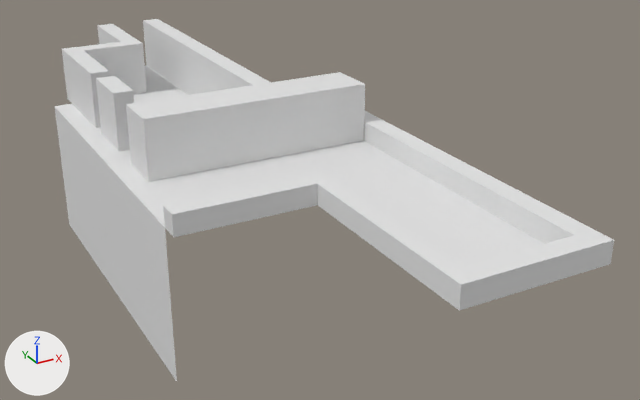
One commit to the Blender file Assets/Level 01/Level 01.blend: the scene before it, then after it.
Both versions are drawn from a camera (50 mm lens) standing at (-40.4, -48.1, 31.0) and looking at (-0.8, 23.8, -4.9). Lighting does not change. The marker at lower left points along +X, +Y and +Z.

In view in the first picture: 'Floors', 'Walls'.
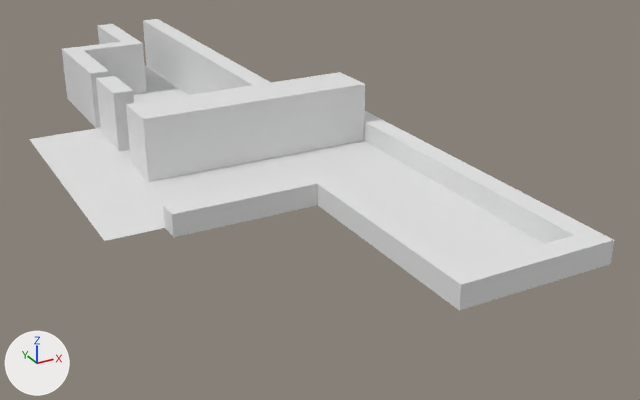
Boxes (x1, y1, x2, y2) around the edits, measured in the pictures (640 x 400 px; the box of a moved part takes in the faces that stretch with it):
'Walls', reshaped (19% shorter)
    before: (55, 19, 614, 381)
    after: (62, 19, 614, 311)
'Floors', reshaped
    before: (55, 65, 544, 265)
    after: (29, 65, 544, 265)
part 1 of me_plane, moved or reshaped
    before: (55, 107, 177, 381)
    after: (163, 206, 174, 237)
part 2 of me_plane_003, cut back
    before: (55, 104, 303, 227)
    after: (29, 129, 303, 241)

The change in detail:
me_plane has 110 vertices, 87 faces and spans x -4.0..1.4, y -1.4..12.8, z -3.0..1.2.
me_plane is used by ob_walls; location (0.0, 0.0, 0.0); scale (5.0, 5.0, 5.0).
Verts and faces of me_plane; kept vertices keep their numbers, new ones are numbered from 110.
Before the commit, vertices of me_plane: 2 (-4.0, 3.0, 0.0) at pixel (165, 227), 24 (-4.0, 10.4, 0.0) at pixel (54, 106), 99 (-1.4, 2.6, 0.0) at pixel (317, 205), 102 (-1.4, 3.0, 0.4) at pixel (306, 175), 103 (-1.4, 3.0, 0.0).
Before the commit, vertices of me_plane: 104 (-4.0, 2.6, 0.4) at pixel (171, 214), 105 (-4.0, 2.6, 0.0) at pixel (173, 237), 106 (-4.0, 3.0, 0.4) at pixel (163, 205), 107 (-4.0, 3.0, 0.0) at pixel (165, 227), 108 (-4.0, 3.0, -3.0) at pixel (176, 382).
Before the commit, vertices of me_plane: 109 (-4.0, 10.4, -3.0) at pixel (69, 224).
Part 1, on me_plane:
Vertices deleted: 24, 107, 108, 109 (with the faces that use them).
New faces: (2, 105, 104, 106), (2, 103, 99, 105), (2, 106, 102, 103).
me_plane_003 has 43 vertices, 18 faces and spans x -4.0..1.0, y -1.0..12.8, z 0.0.
me_plane_003 is used by ob_floors; location (0.0, 0.0, 0.0); scale (5.0, 5.0, 5.0).
Verts and faces of me_plane_003; kept vertices keep their numbers, new ones are numbered from 43.
Before the commit, vertices of me_plane_003: 4 (-1.0, 3.0, 0.0), 6 (-1.0, 5.0, 0.0) at pixel (276, 157), 8 (-3.6, 5.0, 0.0) at pixel (148, 181), 9 (-3.6, 3.0, 0.0), 10 (-4.0, 3.0, 0.0) at pixel (165, 227).
Before the commit, vertices of me_plane_003: 11 (-4.0, 5.0, 0.0) at pixel (127, 186), 13 (-4.0, 6.0, 0.0) at pixel (110, 168), 14 (-3.6, 8.0, 0.0) at pixel (101, 133), 15 (-4.0, 8.0, 0.0) at pixel (82, 137), 16 (-3.2, 5.0, 0.0) at pixel (169, 177).
Before the commit, vertices of me_plane_003: 17 (-3.2, 3.0, 0.0), 22 (-3.6, 8.4, 0.0) at pixel (96, 128), 23 (-4.0, 8.4, 0.0) at pixel (77, 131), 25 (-3.6, 10.4, 0.0) at pixel (71, 103), 26 (-4.0, 10.4, 0.0) at pixel (54, 106).
Part 2, on me_plane_003:
Vertices deleted: 16, 17, 23, 26 (with the faces that use them).
Vertices 10, 11, 13, 15 move by (-1.0, 0.0, 0.0).
Vertex 25 moves to (-5.0, 8.4, 0.0), pixel (29, 139).
New faces: (14, 22, 25, 15), (4, 6, 8, 9).
